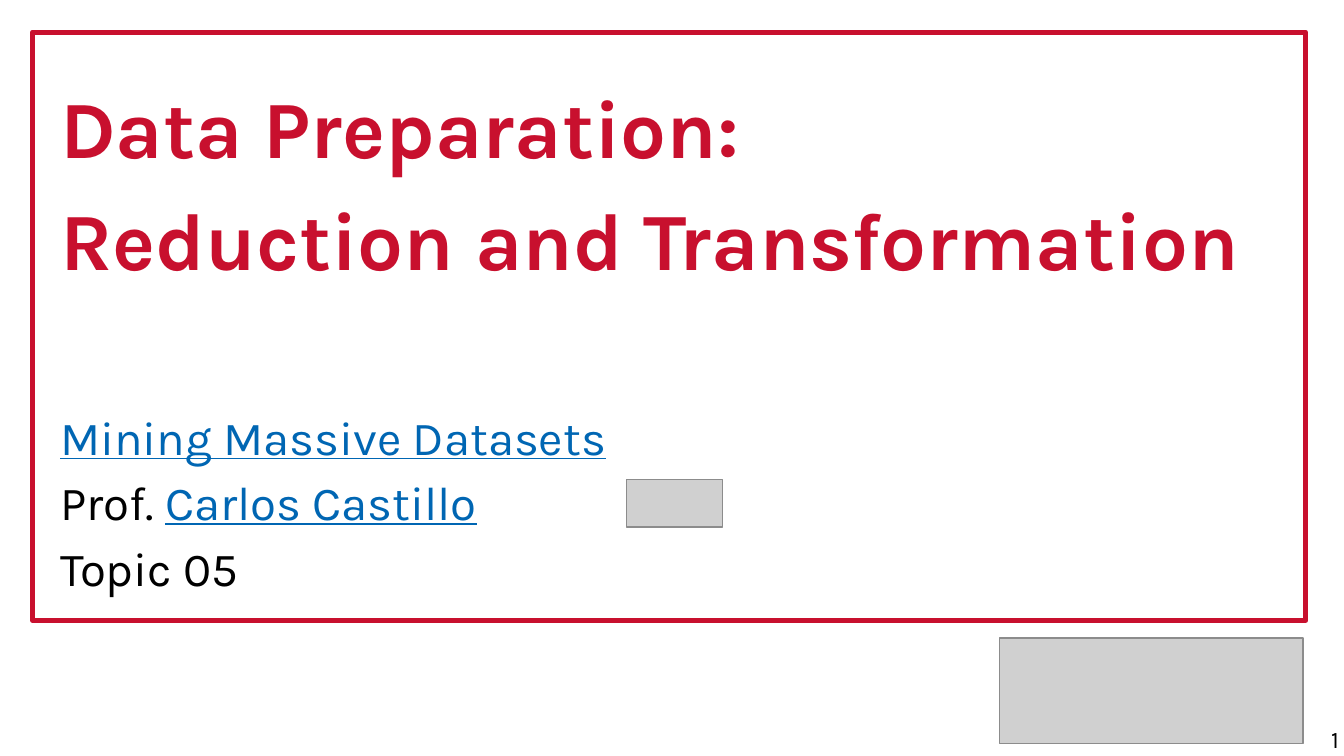
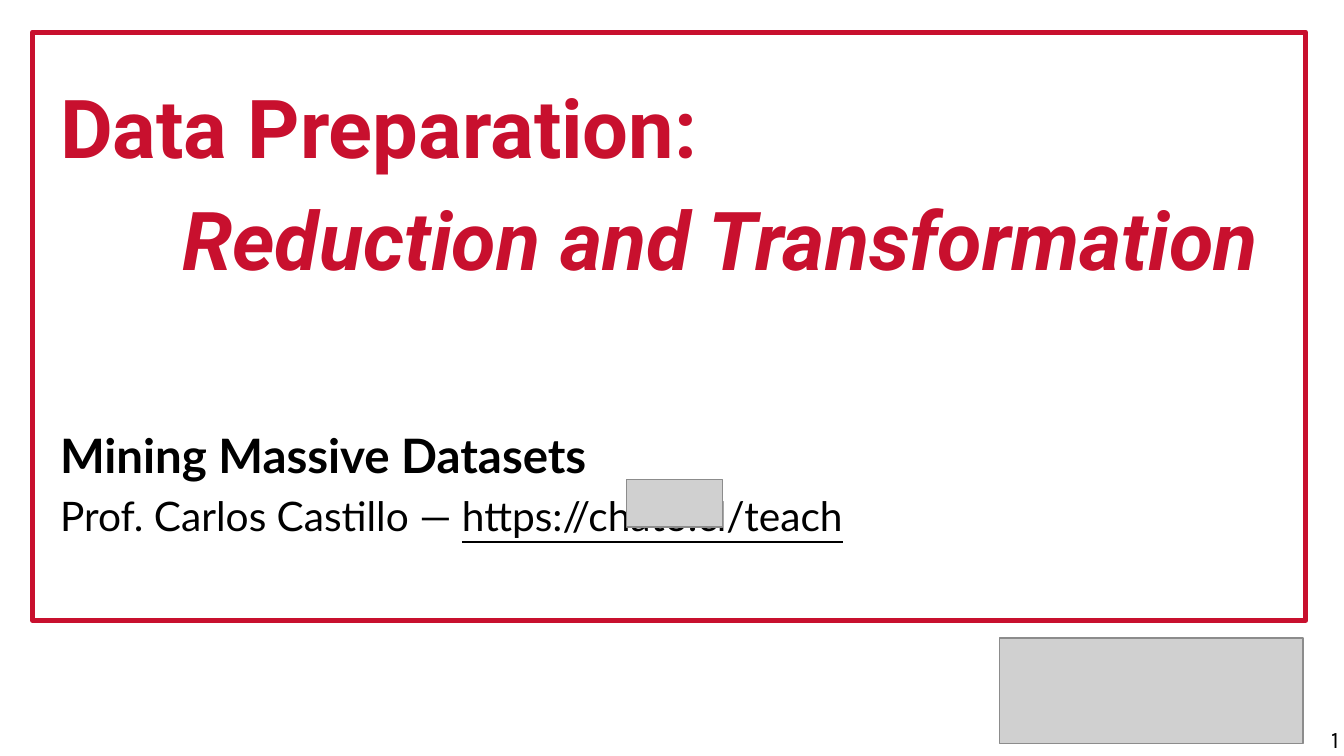
Before and after one commit to marco-calautti/data-mining-course, a slide deck: slide 1 of theory/odp/tt05_reduction.odp. Drawn at 1344x756 pixels with LibreOffice and Linux fonts; fonts in the diff are those of the drawing; grey boxes stand for pictures. Boxes give left, top, right and bottom in pixels: in the first picture for what was removed or moved away, otherwise in the second. Text is boxed around its words. In the diff, an @@ line names an element or a change of style, - is before the commit and + after.

```diff
--- a/theory/odp/tt05_reduction.odp
+++ b/theory/odp/tt05_reduction.odp
@@ text at [60, 98, 1258, 482]: font Karla to Roboto in "Data Preparation:", "Reduction and Transformation"; italic on in "Reduction and Transformation"; font Karla to Lato, text colour #0066B3 to #000000, bold on, underline off in "Mining Massive Datasets" @@
@@ text at [60, 495, 843, 538]: text changed; size 28 to 24 pt; font Karla to Lato; text colour #0066B3 to #000000 @@
-Prof. Carlos Castillo
-Topic 05
+Prof. Carlos Castillo — https://chato.cl/teach
```
Also in this commit, not shown: 23 other slides changed, 2 slides added, 1 slide removed, 10 other files.
